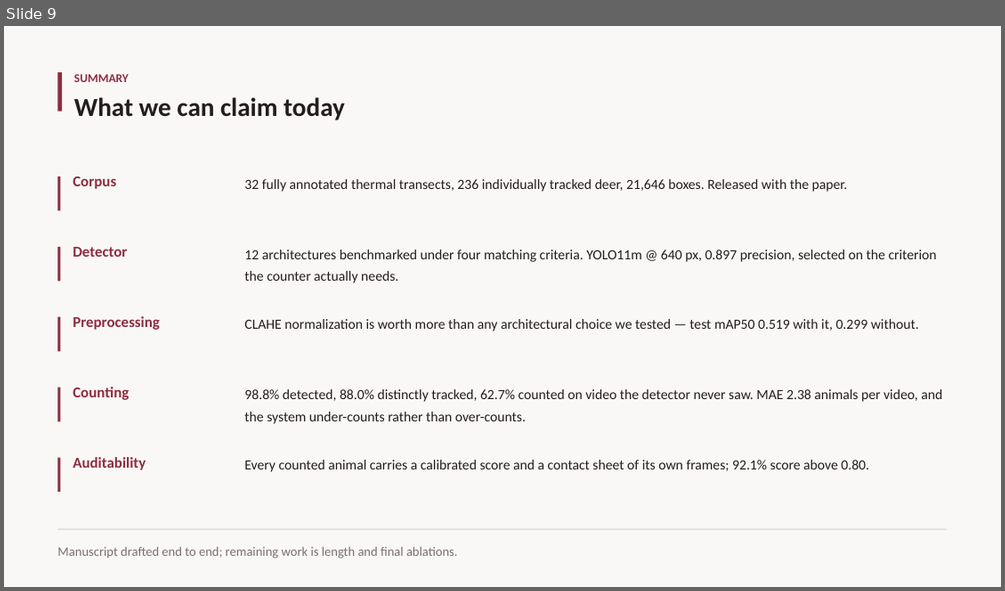
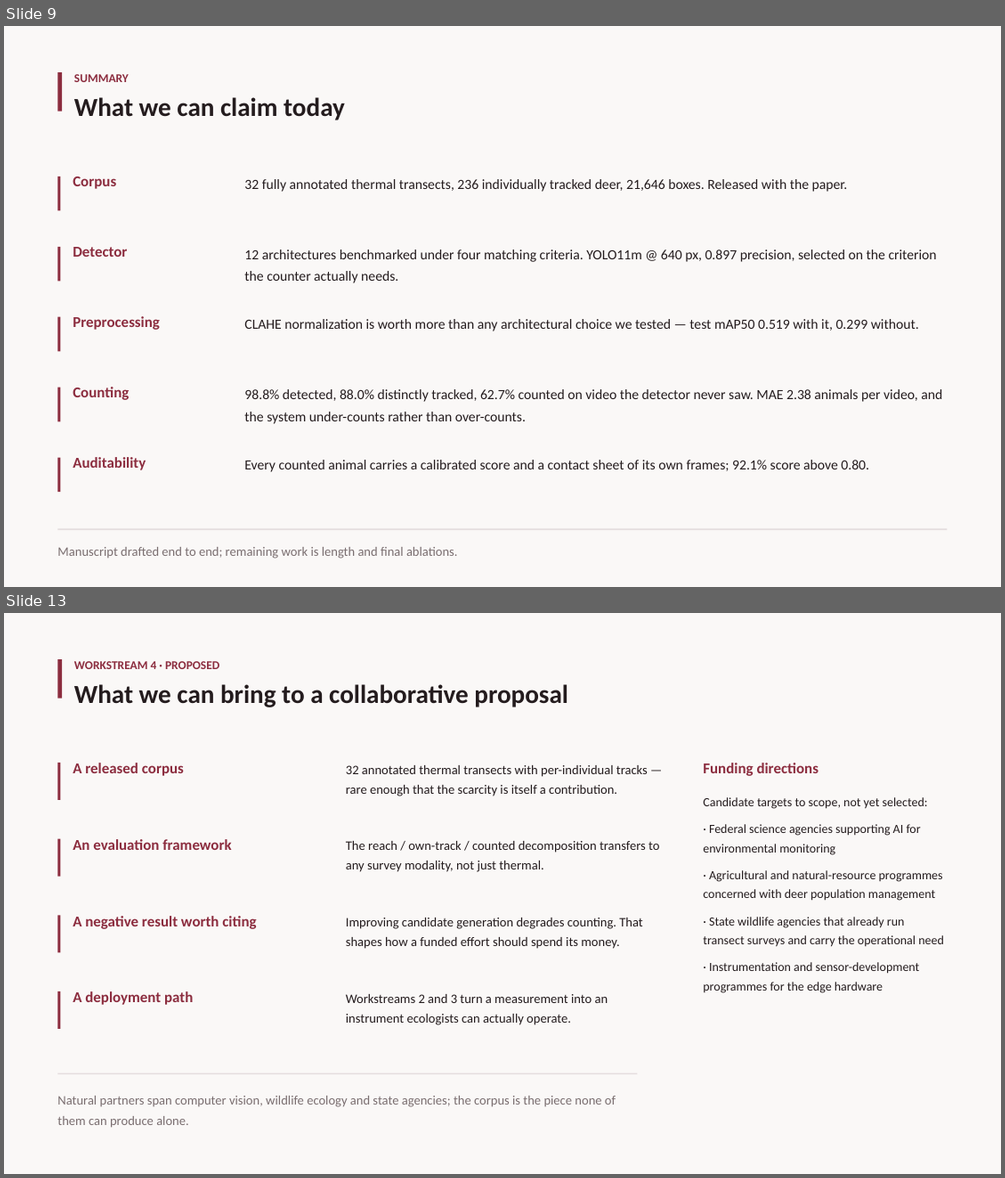
Before and after one commit to taminulislam/wildlife, a slide deck: docs/slides/wildlife_results.pptx. Shown one above the other, each under a label of ours: slide 9 before the commit, slides 9 and 13 after it; the slides between them are not shown. The pictures are 1005x591 and 1005x1178 pixels, drawn with LibreOffice and Linux fonts; fonts in the diff are those of the drawing. Boxes give left, top, right and bottom in pixels: in the first picture for what was removed or moved away, otherwise in the second. Text is boxed around its words. In the diff, an @@ line names an element or a change of style, - is before the commit and + after.

```diff
--- a/docs/slides/wildlife_results.pptx
+++ b/docs/slides/wildlife_results.pptx
@@ slide 13 added at (4,613,1001,1174), background #FFFFFF @@
@@ rectangle added at (4,613,1001,1174), fill #FAF8F7 @@
@@ rectangle added at (57,659,63,698), fill #8C2D3F @@
@@ text added at (74,661,219,669), 11.5 pt, text #8C2D3F, bold @@
+WORKSTREAM 4 · PROPOSED
@@ text added at (74,684,568,707), 25 pt, text #241C1E, bold @@
+What we can bring to a collaborative proposal
@@ rectangle added at (57,763,61,800), fill #8C2D3F @@
@@ text added at (73,763,184,776), 14.5 pt, text #8C2D3F, bold @@
+A released corpus
@@ text added at (346,765,647,796), 12.5 pt, text #241C1E @@
+32 annotated thermal transects with per-individual tracks — rare enough that the scarcity is itself a contribution.
@@ text added at (703,763,819,776), 14.5 pt, text #8C2D3F, bold @@
+Funding directions
@@ text added at (703,797,944,993), 12 pt, text #241C1E @@
+Candidate targets to scope, not yet selected:
+· Federal science agencies supporting AI for environmental monitoring
+· Agricultural and natural-resource programmes concerned with deer population management
+· State wildlife agencies that already run transect surveys and carry the operational need
+· Instrumentation and sensor-development programmes for the edge hardware
@@ rectangle added at (57,839,61,876), fill #8C2D3F @@
@@ text added at (73,839,231,850), 14.5 pt, text #8C2D3F, bold @@
+An evaluation framework
@@ text added at (346,841,659,872), 12.5 pt, text #241C1E @@
+The reach / own-track / counted decomposition transfers to any survey modality, not just thermal.
@@ rectangle added at (57,915,61,952), fill #8C2D3F @@
@@ text added at (73,916,256,929), 14.5 pt, text #8C2D3F, bold @@
+A negative result worth citing
@@ text added at (346,917,642,949), 12.5 pt, text #241C1E @@
+Improving candidate generation degrades counting. That shapes how a funded effort should spend its money.
@@ rectangle added at (57,991,61,1029), fill #8C2D3F @@
@@ text added at (73,991,193,1005), 14.5 pt, text #8C2D3F, bold @@
+A deployment path
@@ text added at (346,994,608,1025), 12.5 pt, text #241C1E @@
+Workstreams 2 and 3 turn a measurement into an instrument ecologists can actually operate.
@@ rectangle added at (57,1073,638,1074), fill #E4DDDE @@
@@ text added at (57,1095,615,1127), 12.5 pt, text #7A6E70 @@
+Natural partners span computer vision, wildlife ecology and state agencies; the corpus is the piece none of them can produce alone.
```
Also in this commit, not shown: 3 other slides added, 3 other files.
